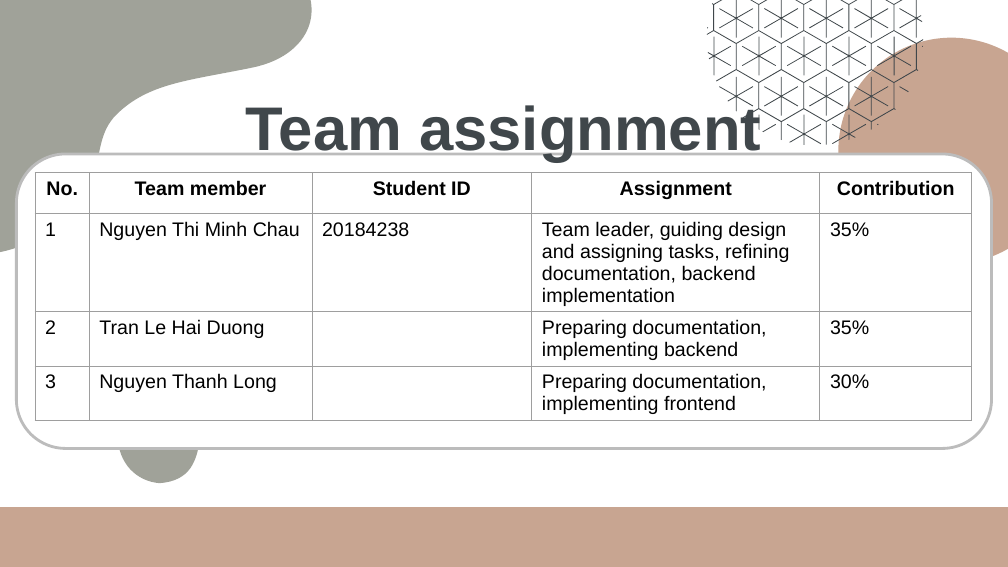
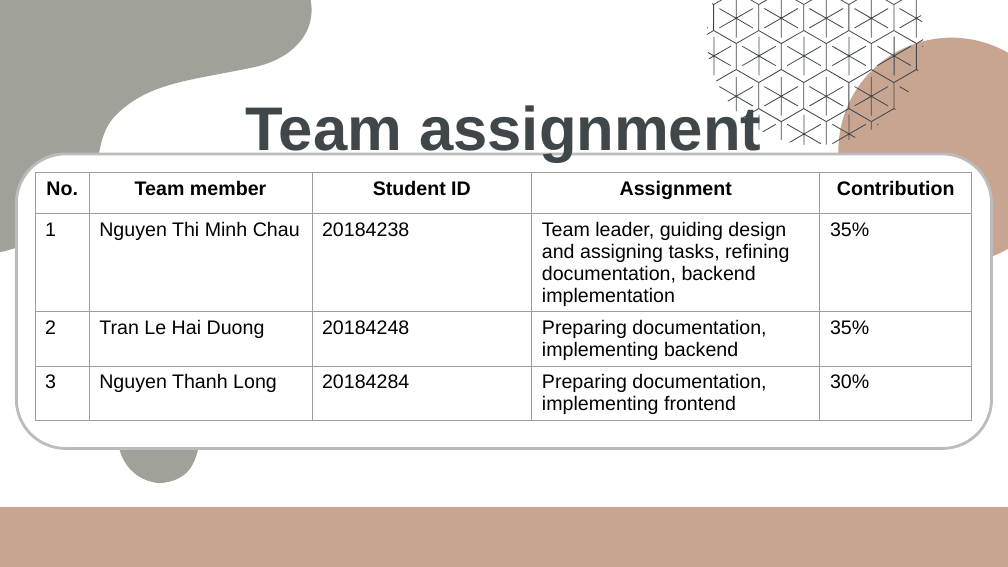
Before and after one commit to ntmchau2202/ISD.ICT.20211-06, a slide deck: slide 2 of reports/Presentation.pptx. Drawn at 1008x567 pixels with LibreOffice and Linux fonts; fonts in the diff are those of the drawing. Boxes give left, top, right and bottom in pixels: in the first picture for what was removed or moved away, otherwise in the second. Text is boxed around its words. In the diff, an @@ line names an element or a change of style, - is before the commit and + after.

```diff
--- a/reports/Presentation.pptx
+++ b/reports/Presentation.pptx
@@ table at [35,172,973,431] @@
-row 3, column 3: 
+row 3, column 3: 20184248
-row 4, column 3: 
+row 4, column 3: 20184284
```
Also in this commit, not shown: 4 other slides changed, 3 slides added, 1 slide removed, 3 other files.
